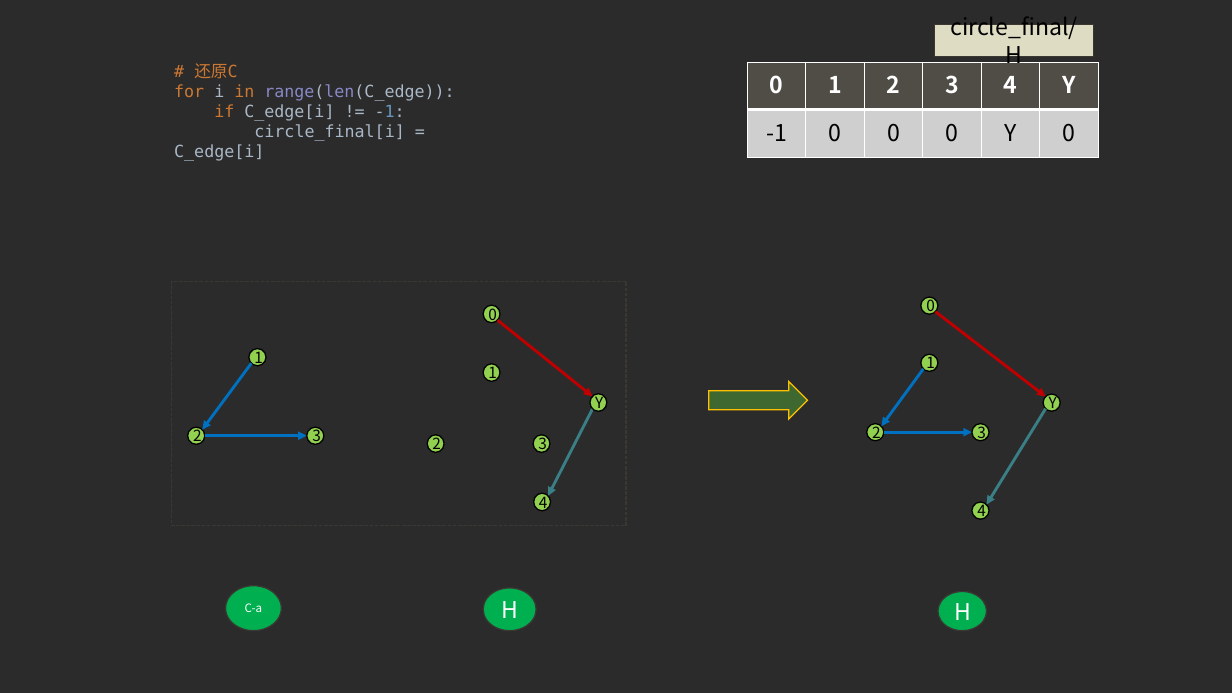
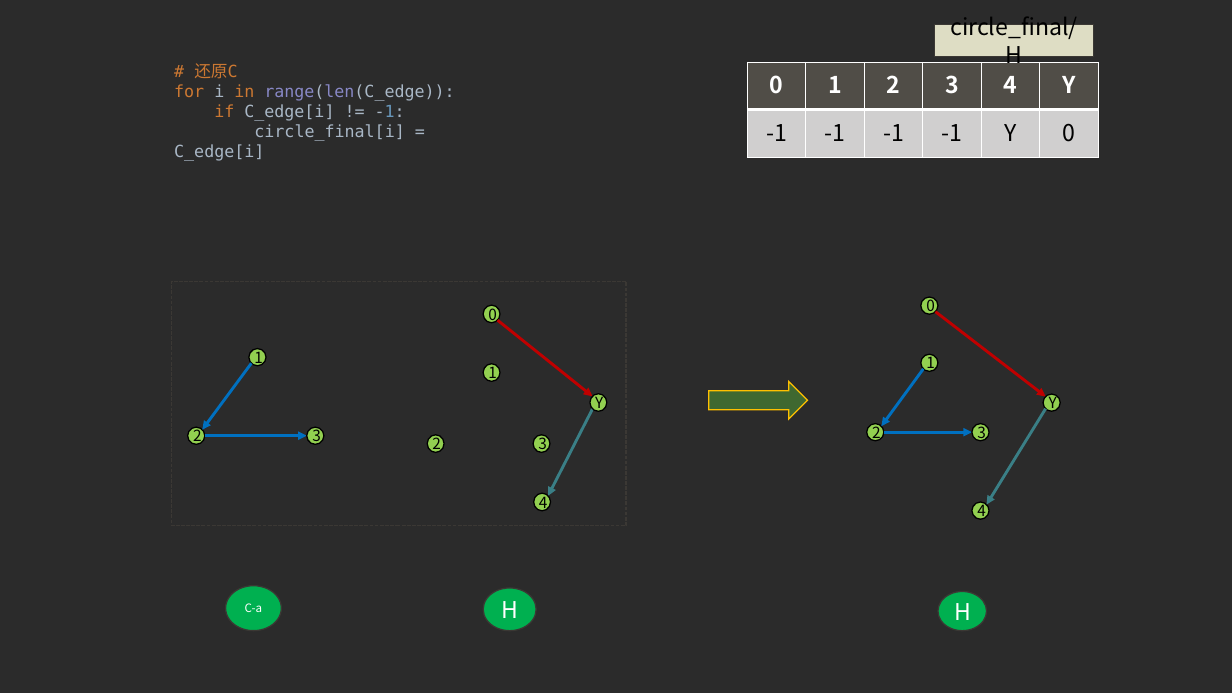
Before and after one commit to wbinzhang/Graph_Theory, a slide deck: slide 11 of 图解朱-刘算法.pptx. Drawn at 1232x693 pixels with LibreOffice and Linux fonts; fonts in the diff are those of the drawing; background and template pictures are left out; a plain dark background stands for a picture behind light text. Boxes give left, top, right and bottom in pixels: in the first picture for what was removed or moved away, otherwise in the second. Text is boxed around its words. In the diff, an @@ line names an element or a change of style, - is before the commit and + after.

```diff
--- a/图解朱-刘算法.pptx
+++ b/图解朱-刘算法.pptx
@@ table at (748, 62, 1097, 157) @@
-row 2: -1 | 0 | 0 | 0 | Y | 0
+row 2: -1 | -1 | -1 | -1 | Y | 0
```
Also in this commit, not shown: 2 other slides changed.
